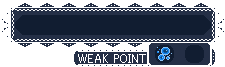
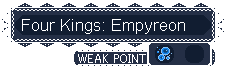
Comparing the layer stacks of the two 225×67 images. Changes:
renamed "Pasted Layer" to "Four Kings: Empyreon", showed it, moved it above "BG", painted on it over [22, 19, 185, 34]
